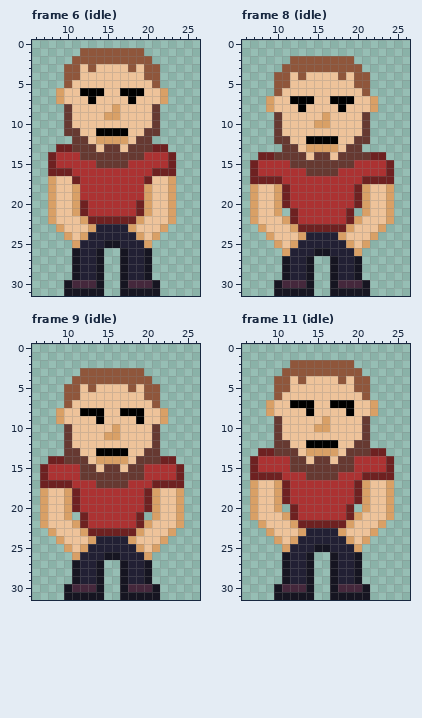
Two versions of one pixel-art file, Plosinofka/Content/guy-front.ase. This is how it looked before the edit.
32x32 pixels, 12 frames. Colours within 5 levels of each other are drawn and written as one. Shown: frame 6 (idle): x 6..26, y 0..31; frame 8 (idle): x 6..26, y 0..31; frame 9 (idle): x 6..26, y 0..31; frame 11 (idle): x 6..26, y 0..31. The commit also changed other frames, which this record leaves out.
Once edited:
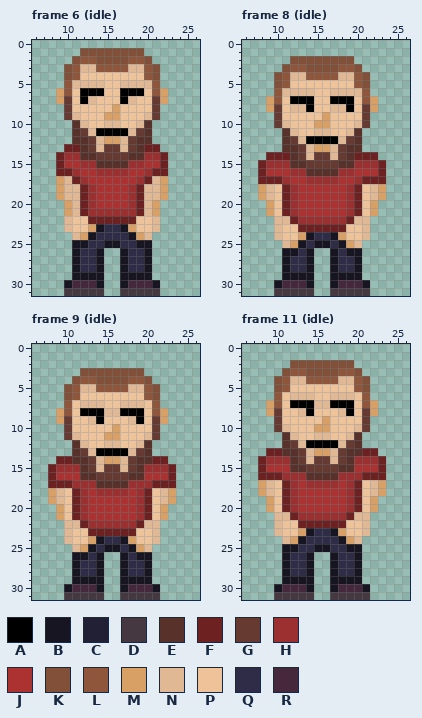
Palette (. is transparent): A #000000  B #161521  C #222034  D #453841  E #57312a  F #6e2121  G #663931  H #9c2f2f  J #ac3232  K #825039  L #8f563b  M #d9a066  N #e0b994  P #eec39a  Q #2f2c47  R #45283c
Changes in this commit:
Frame 6 (idle), layer "color":
y 1: x 12..19 LLLLLLLL -> KKKKKKKK
y 2: x 11 L -> K; x 14..17 LLLL -> KKKK; x 20 L -> K
y 3: x 10 L -> K; x 12..19 PLPPPPLP -> NNLLLLNN; x 21 L -> K
y 4: x 10 L -> K; x 21 L -> K
y 5: x 11..14 PPPP -> NNNN; x 17..20 PPPP -> NNNN
y 6: x 10 P -> L; x 21 P -> L
y 7: x 10 P -> G; x 12..13 PA -> AN; x 17..18 PA -> AN; x 21 P -> G
y 9: x 11 P -> N; x 20 P -> N
y 10: x 10..12 GPP -> .EN; x 15..16 PP -> NN; x 19..21 PPG -> NE.
y 11: x 10..13 GGPP -> .EGN; x 18..21 PPGG -> NGE.
y 12: x 11..14 GGPM -> EEGN; x 17..20 MPGG -> NGEE
y 13: x 9 F -> .; x 11..12 GG -> FE; x 14 P -> N; x 17 P -> N; x 19..20 GG -> EF; x 22 F -> .
y 14: x 8..13 FJJJGG -> .FHHEE; x 18..23 GGJJJF -> EEHHF.
y 15: x 8..9 FJ -> .F; x 12..19 JJGGGGJJ -> HHEEEEHH; x 22..23 JF -> F.
y 16: x 8 F -> .; x 11 J -> H; x 14..17 JJJJ -> HHHH; x 20 J -> H; x 23 F -> .
y 17: x 8..10 MPP -> .MN; x 12 J -> H; x 19 J -> H; x 21..23 PPM -> NM.
y 18..19: x 8..13 MPPMJJ -> .MNNFH; x 18..23 JJMPPM -> HFNNM.
y 20: x 8..11 MPPM -> ..MN; x 13 J -> H; x 18 J -> H; x 20..23 MPPM -> NM..
y 21: x 8..11 MPPM -> ..MN; x 13..18 JJJJJJ -> HHHHHH; x 20..23 MPPM -> NM..
y 22: x 8..10 MPP -> ..N; x 12 M -> P; x 19 M -> P; x 21..23 PPM -> N..
y 23: x 9..10 MP -> .N; x 14..17 CCCC -> BQQB; x 21..22 PM -> N.
y 24: x 10..11 MP -> .N; x 13..18 CCCCCC -> BQQQQB; x 20..21 PM -> N.
y 25: x 11..14 MCCC -> BBQQ; x 17..20 CCCM -> QQBB
y 26..28: x 12..13 CC -> QQ; x 18..19 CC -> QQ
y 29: x 12..13 CC -> BB; x 18..19 CC -> BB
y 31: x 10..14 BBBBB -> DDDDD; x 17..21 BBBBB -> DDDDD
Frame 8 (idle), layer "color":
y 2: x 12..19 LLLLLLLL -> KKKKKKKK
y 3: x 11 L -> K; x 14..17 LLLL -> KKKK; x 20 L -> K
y 4: x 10 L -> K; x 12..19 PLPPPPLP -> NNLLLLNN; x 21 L -> K
y 5: x 10 L -> K; x 21 L -> K
y 6: x 11..14 PPPP -> NNNN; x 17..20 PPPP -> NNNN
y 7: x 10 P -> L; x 21 P -> L
y 8: x 10 P -> G; x 12..14 PAP -> NNA; x 17..19 PAP -> NNA; x 21 P -> G
y 10: x 11 P -> N; x 20 P -> N
y 11: x 10..12 GPP -> .EN; x 15..16 PP -> NN; x 19..21 PPG -> NE.
y 12: x 10..13 GGPP -> .EGN; x 18..21 PPGG -> NGE.
y 13: x 11..14 GGPM -> EEGN; x 17..20 MPGG -> NGEE
y 14: x 8 F -> .; x 10..12 GGG -> FFE; x 14 P -> N; x 17 P -> N; x 19..21 GGG -> EFF; x 23 F -> .
y 15: x 7..13 FJJJJGG -> .FHHHEE; x 18..24 GGJJJJF -> EEHHHF.
y 16: x 7..8 FJ -> .F; x 12..19 JJGGGGJJ -> HHEEEEHH; x 23..24 JF -> F.
y 17: x 7 F -> .; x 11 J -> H; x 14..17 JJJJ -> HHHH; x 20 J -> H; x 24 F -> .
y 18..19: x 7..10 MPPM -> .MNP; x 12 J -> H; x 19 J -> H; x 21..24 MPPM -> PNM.
y 20: x 7..10 MPPM -> ..MP; x 12 J -> H; x 19 J -> H; x 21..24 MPPM -> PM..
y 21: x 7..12 MPPM.F -> ..MPFH; x 19..24 F.MPPM -> HFPM..
y 22: x 7..11 MPPPM -> ...NN; x 13..18 JJJJJJ -> HHHHHH; x 20..24 MPPPM -> NN...
y 23: x 8..10 MPP -> ..N; x 12 M -> P; x 19 M -> P; x 21..23 PPM -> N..
y 24: x 9..10 MP -> .N; x 14..17 CCCC -> BQQB; x 21..22 PM -> N.
y 25: x 10..11 MP -> .N; x 13..18 CCCCCC -> BQBBQB; x 20..21 PM -> N.
y 26: x 11..20 MCCCBBCCCM -> BBQB..BQBB
y 27..28: x 12..13 CC -> QQ; x 18..19 CC -> QQ
y 29: x 12..13 CC -> BB; x 18..19 CC -> BB
y 31: x 10..14 BBBBB -> DDDDD; x 17..21 BBBBB -> DDDDD
Frame 9 (idle), layer "color":
y 3: x 12..19 LLLLLLLL -> KKKKKKKK
y 4: x 11 L -> K; x 14..17 LLLL -> KKKK; x 20 L -> K
y 5: x 10 L -> K; x 12..19 PLPPPPLP -> NNLLLLNN; x 21 L -> K
y 6: x 10 L -> K; x 21 L -> K
y 7: x 12..14 PPP -> NNN; x 17..19 PPP -> NNN
y 8: x 10 P -> L; x 15..16 PP -> NN; x 21 P -> L
y 9: x 10 P -> G; x 13 P -> N; x 18 P -> N; x 21 P -> G
y 11: x 11 P -> N; x 20 P -> N
y 12: x 10..12 GPP -> .EN; x 15..16 PP -> NN; x 19..21 PPG -> NE.
y 13: x 10..13 GGPP -> .EGN; x 18..21 PPGG -> NGE.
y 14: x 8 F -> .; x 10..14 GGGPM -> FEEGN; x 17..21 MPGGG -> NGEEF; x 23 F -> .
y 15: x 7..12 FJJJJG -> .FHHHE; x 14 P -> N; x 17 P -> N; x 19..24 GJJJJF -> EHHHF.
y 16: x 7..8 FJ -> .F; x 12..13 GG -> EE; x 18..19 GG -> EE; x 23..24 JF -> F.
y 17: x 7 F -> .; x 11..20 JJJGGGGJJJ -> HHHEEEEHHH; x 24 F -> .
y 18: x 7..10 MPPM -> .MNP; x 12 J -> H; x 14..17 JJJJ -> HHHH; x 19 J -> H; x 21..24 MPPM -> PNM.
y 19: x 7..10 MPPM -> .MNP; x 12 J -> H; x 19 J -> H; x 21..24 MPPM -> PNM.
y 20: x 7..10 MPPM -> ..MP; x 12 J -> H; x 19 J -> H; x 21..24 MPPM -> PM..
y 21: x 7..12 MPPM.F -> ..MPFH; x 19..24 F.MPPM -> HFPM..
y 22: x 7..11 MPPPM -> ...NN; x 13..18 JJJJJJ -> HHHHHH; x 20..24 MPPPM -> NN...
y 23: x 8..10 MPP -> ..N; x 12 M -> P; x 19 M -> P; x 21..23 PPM -> N..
y 24: x 9..10 MP -> .N; x 14..17 CCCC -> BQQB; x 21..22 PM -> N.
y 25: x 10..11 MP -> .N; x 13..18 CCCCCC -> BQBBQB; x 20..21 PM -> N.
y 26: x 11..20 MCCCBBCCCM -> BBQB..BQBB
y 27..28: x 12..13 CC -> QQ; x 18..19 CC -> QQ
y 29: x 12..13 CC -> BB; x 18..19 CC -> BB
y 31: x 10..14 BBBBB -> DDDDD; x 17..21 BBBBB -> DDDDD
Frame 11 (idle), layer "color":
y 2: x 12..19 LLLLLLLL -> KKKKKKKK
y 3: x 11 L -> K; x 14..17 LLLL -> KKKK; x 20 L -> K
y 4: x 10 L -> K; x 12..19 PLPPPPLP -> NNLLLLNN; x 21 L -> K
y 5: x 10 L -> K; x 21 L -> K
y 6: x 12..14 PPP -> NNN; x 17..19 PPP -> NNN
y 7: x 10 P -> L; x 15..16 PP -> NN; x 21 P -> L
y 8: x 10 P -> G; x 13 P -> N; x 18 P -> N; x 21 P -> G
y 10: x 11 P -> N; x 20 P -> N
y 11: x 10..12 GPP -> .EN; x 15..16 PP -> NN; x 19..21 PPG -> NE.
y 12: x 10..13 GGPP -> .EGN; x 18..21 PPGG -> NGE.
y 13: x 8 F -> .; x 10..14 GGGPM -> FEEGN; x 17..21 MPGGG -> NGEEF; x 23 F -> .
y 14: x 7..12 FJJJJG -> .FHHHE; x 14 P -> N; x 17 P -> N; x 19..24 GJJJJF -> EHHHF.
y 15: x 7..8 FJ -> .F; x 12..13 GG -> EE; x 18..19 GG -> EE; x 23..24 JF -> F.
y 16: x 7 F -> .; x 11..20 JJJGGGGJJJ -> HHHEEEEHHH; x 24 F -> .
y 17: x 7..10 MPPM -> .MNP; x 12 J -> H; x 14..17 JJJJ -> HHHH; x 19 J -> H; x 21..24 MPPM -> PNM.
y 18: x 7..10 MPPM -> .MNP; x 12 J -> H; x 19 J -> H; x 21..24 MPPM -> PNM.
y 19: x 7..10 MPPM -> ..MP; x 12 J -> H; x 19 J -> H; x 21..24 MPPM -> PM..
y 20: x 7..12 MPPM.F -> ..MPFH; x 19..24 F.MPPM -> HFPM..
y 21: x 7..11 MPPPM -> ...NN; x 13..18 JJJJJJ -> HHHHHH; x 20..24 MPPPM -> NN...
y 22: x 8..10 MPP -> ..N; x 12 M -> P; x 19 M -> P; x 21..23 PPM -> N..
y 23: x 9..10 MP -> .N; x 14..17 CCCC -> BQQB; x 21..22 PM -> N.
y 24: x 10..11 MP -> .N; x 13..18 CCCCCC -> BQQQQB; x 20..21 PM -> N.
y 25: x 11..14 MCCC -> BBQQ; x 17..20 CCCM -> QQBB
y 26..28: x 12..13 CC -> QQ; x 18..19 CC -> QQ
y 29: x 12..13 CC -> BB; x 18..19 CC -> BB
y 31: x 10..14 BBBBB -> DDDDD; x 17..21 BBBBB -> DDDDD
Where, in picture pixels (left, top, right, bottom), the same in both pictures:
changed: (48, 48, 176, 296)
changed: (250, 56, 394, 296)
changed: (40, 368, 184, 600)
changed: (250, 360, 394, 600)
